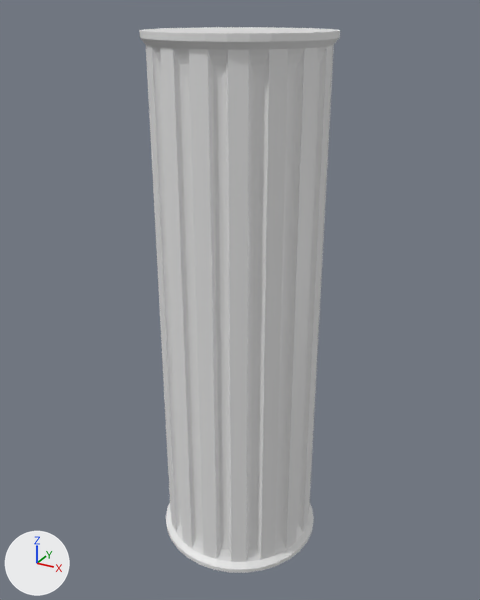
A saved change to the FBX model Assets/Prefabs/Ruins/Pillar.fbx.
Both versions are drawn from a camera (50 mm lens) standing at (3.25, -5.91, 5.91) and looking at (-0.02, 0.04, 2.94). The axes (+X, +Y, +Z) are drawn at lower left. The lights are the same throughout. Where no turn or scale is listed for an object, it has been applied to the vertices.

Objects in the first picture: 'Pillar'.
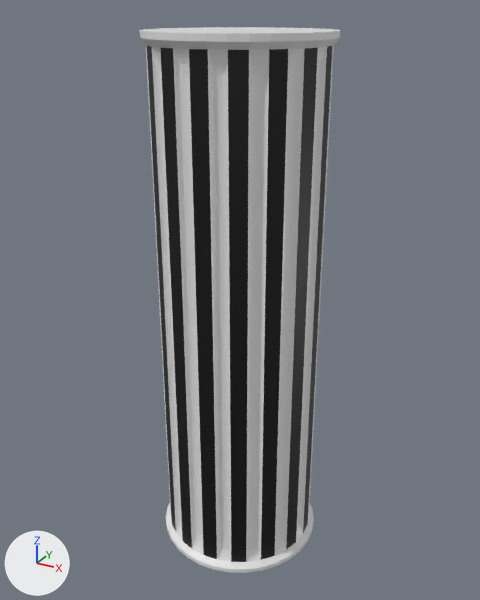
Changed parts and their boxes [x1, y1, x2, y2] in the pictures (480 x 600 px):
part 1 of me_cylinder, recoloured (white to black): [147, 46, 332, 562] in both

Patch to the scene script:
```diff
--- a/Assets/Prefabs/Ruins/Pillar.fbx.py
+++ b/Assets/Prefabs/Ruins/Pillar.fbx.py
@@ mat_misc @@
+mat_misc = principled_material('Misc')
+mat_misc.base_color = (0.0, 0.0, 0.0)  # black #000000
@@ mat_m_basic @@
+mat_m_basic = principled_material('M_Basic')
+mat_m_basic.base_color = (0.8, 0.8, 0.8)  # white #e7e7e7
+mat_m_basic.roughness = 0.4
@@ me_cylinder @@
 me_cylinder.from_pydata(...)  # 384 vertices, 354 faces; spans x -0.94..0.94, y -0.94..0.94, z -0.08..5.72
 # used by ob_pillar; location = (0.0, 0.0, 0.0)
+# me_cylinder part 1: 16 of the faces centred in x -0.88..0.88, y -0.88..0.88, z 2.81 switch from no material to mat_misc (black #000000)
+me_cylinder.materials.append(mat_m_basic)  # white #e7e7e7
```
